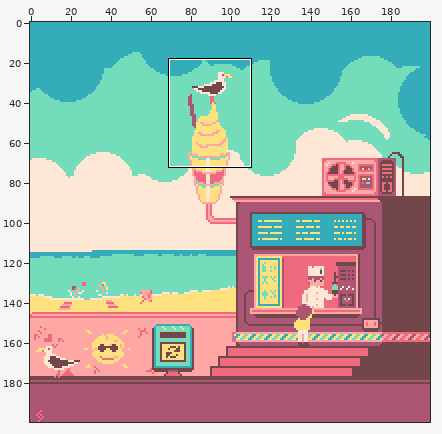
A pixel-art file gets an edit: Buildings/IceCreamShop.aseprite. Above: a wide view before the commit, with the close-up outlined.
Close-up. Before the edit:
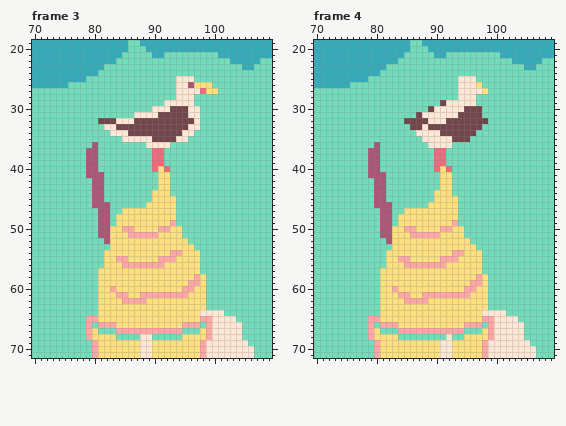
200x200 pixels, 16 frames. Shown: frame 3: x 70..109, y 19..71; frame 4: x 70..109, y 19..71. The commit also changed other frames or places, which this record leaves out.
New version:
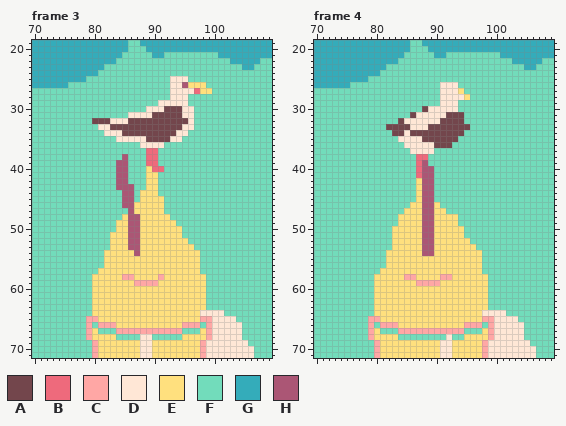
Palette (. is transparent): A #73464c  B #ee6a7c  C #ffa7a5  D #ffe7d6  E #ffe07e  F #72dcbb  G #34acba  H #ab5675
What changed:
layer "IceCreamShop_IceCream2" added
--- frame 3, layers "IceCreamShop_IceCream2", "IceCreamShop_IceCream", "Seagull2"
@@ x 77..102 @@
 24 GGGGFFFFFFFFFFFFFFFFFFFFFF
-25 GGFFFFFFFFFFFFFFFDDDFFFFFF
-26 FFFFFFFFFFFFFFFFFDDHEEEFFF
-27 FFFFFFFFFFFFFFFFFDDDDBEEFF
-28 FFFFFFFFFFFFFFFFFDDDFFFFFF
-29 FFFFFFFFFFFFFFFDDDDDFFFFFF
-30 FFFFFFFFFFFFFDDDAAADDFFFFF
-31 FFFFFFFFFFDDDDAAAAADDFFFFF
-32 FFFFAAADDDAAAAAAAAAADFFFFF
-33 FFFFFDDAAAAAAAAAAAADDFFFFF
-34 FFFFFFDDDAAAAAAAAADDFFFFFF
-35 FFFFFFFFDDDDDAAAADDFFFFFFF
-36 FFFHFFFFFFFFDDDDFFFFFFFFFF
-37 FFHHFFFFFFFFFBBFFFFFFFFFFF
-38 FFHHFFFFFFFFFBBFFFFFFFFFFF
-39 FFHHFFFFFFFFFBBFFFFFFFFFFF
-40 FFHHFFFFFFFFFBEBFFFFFFFFFF
-41 FFHHHFFFFFFFFFEEFFFFFFFFFF
-42 FFFHHFFFFFFFFFEEFFFFFFFFFF
-43 FFFHHFFFFFFFFFEEFFFFFFFFFF
-44 FFFHHFFFFFFFFEEEFFFFFFFFFF
-45 FFFHHFFFFFFFFEEEEFFFFFFFFF
-46 FFFHHHFFFFFFEEEEEFFFFFFFFF
-47 FFFFHHFFEEEEEEEEEFFFFFFFFF
-48 FFFFHHFEEEEEEEEEEFFFFFFFFF
-49 FFFFHHFEEEEEEEEECFFFFFFFFF
-50 FFFFHHEECCEEEECCEEFFFFFFFF
-51 FFFFHHEEECCCCCEEEEFFFFFFFF
-52 FFFFFHEEEEEEEEEEEEEFFFFFFF
-53 FFFFFFEEEEEEEEEEEEEEFFFFFF
-54 FFFFFEEEEEEEEEEECCEEEFFFFF
-55 FFFFFEECCEEEEECCCEEEEFFFFF
-56 FFFFFEEECCCCCCCEEEEEEFFFFF
+25 GGFFFFFFFFFFFFFFDDDFFFFFFF
+26 FFFFFFFFFFFFFFFFDDHEEEFFFF
+27 FFFFFFFFFFFFFFFFDDDDBEEFFF
+28 FFFFFFFFFFFFFFFFDDDFFFFFFF
+29 FFFFFFFFFFFFFFDDDDDFFFFFFF
+30 FFFFFFFFFFFFDDDAAADDFFFFFF
+31 FFFFFFFFFDDDDAAAAADDFFFFFF
+32 FFFAAADDDAAAAAAAAAADFFFFFF
+33 FFFFDDAAAAAAAAAAAADDFFFFFF
+34 FFFFFDDDAAAAAAAAADDFFFFFFF
+35 FFFFFFFDDDDDAAAADDFFFFFFFF
+36 FFFFFFFFFFFDDDDFFFFFFFFFFF
+37 FFFFFFFFFFFFBBFFFFFFFFFFFF
+38 FFFFFFFFHFFFBBFFFFFFFFFFFF
+39 FFFFFFFHHFFFBBFFFFFFFFFFFF
+40 FFFFFFFHHFFFEBBFFFFFFFFFFF
+41 FFFFFFFHHFFFEEFFFFFFFFFFFF
+42 FFFFFFFHHFFFEEFFFFFFFFFFFF
+43 FFFFFFFHHHFFEEFFFFFFFFFFFF
+44 FFFFFFFFHHFEEEFFFFFFFFFFFF
+45 FFFFFFFFHHFEEEEFFFFFFFFFFF
+46 FFFFFFFFHHEEEEEFFFFFFFFFFF
+47 FFFFFFFFFHEEEEEFFFFFFFFFFF
+48 FFFFFFFFEHHEEEEEFFFFFFFFFF
+49 FFFFFFFEEHHEEEEEEFFFFFFFFF
+50 FFFFFFFEEHHEEEEEEEFFFFFFFF
+51 FFFFFFEEEHHEEEEEEEFFFFFFFF
+52 FFFFFFEEEHHEEEEEEEEFFFFFFF
+53 FFFFFFEEEHHEEEEEEEEEFFFFFF
+54 FFFFFEEEEEHEEEEEEEEEEFFFFF
+55 FFFFFEEEEEEEEEEEEEEEEFFFFF
+56 FFFFFEEEEEEEEEEEEEEEEFFFFF
 57 FFFFEEEEEEEEEEEEEEEEEFFFFF
-58 FFFFEEEEEEEEEEEEEEEECEFFFF
-59 FFFFEEEEEEEEEEEEEEECCEFFFF
-60 FFFFEECEEEEEEEEEEECCEEFFFF
-61 FFFFEEECCEECCCCCCCCEEEFFFF
-62 FFFFEEEECCCCEEEEEEEEEEFFFF
-63 FFFFEEEEEEEEEEEEEEEEEEFFFF
-64 FFFFEEEEEEEEEEEEEEEEEDDDDF
+58 FFFEEEEECCEEEECEEEEEEEFFFF
+59 FFFEEEEEEECCCCEEEEEEEEFFFF
+60 FFFEEEEEEEEEEEEEEEEEEEFFFF
+61 FFFEEEEEEEEEEEEEEEEEEEFFFF
+62 FFFEEEEEEEEEEEEEEEEEEEFFFF
+63 FFFEEEEEEEEEEEEEEEEEEEFFFF
+64 FFFEEEEEEEEEEEEEEEEEEDDDDF
 65 FFCCEEEEEEEEEEEEEEEEECCDDD
--- frame 4, layers "IceCreamShop_IceCream2", "IceCreamShop_IceCream", "Seagull2"
@@ x 77..100 @@
 24 GGGGFFFFFFFFFFFFFFFFFFFF
-25 GGFFFFFFFFFFFFFFFDDDFFFF
-26 FFFFFFFFFFFFFFFFFDDDEFFF
-27 FFFFFFFFFFFFFFFFFDDDDEFF
-28 FFFFFFFFFFFFFFFFFDDDFFFF
-29 FFFFFFFFFFFFFFADDDDDFFFF
-30 FFFFFFFFFFFFADDDDDAAAFFF
-31 FFFFFFFFFFADDDDDDAAAAFFF
-32 FFFFFFFFAAAADDDAAAAAAAFF
-33 FFFFFFFFFAADAAAAAAAAAFFF
-34 FFFFFFFFFFDDDDAAAAAAFFFF
-35 FFFFFFFFFFFDDDDDAAAFFFFF
-36 FFFHFFFFFFFFDDDDFFFFFFFF
-37 FFHHFFFFFFFFFBBFFFFFFFFF
-38 FFHHFFFFFFFFFBBFFFFFFFFF
-39 FFHHFFFFFFFFFBBFFFFFFFFF
-40 FFHHFFFFFFFFFBEBFFFFFFFF
-41 FFHHHFFFFFFFFFEEFFFFFFFF
-42 FFFHHFFFFFFFFFEEFFFFFFFF
-43 FFFHHFFFFFFFFFEEFFFFFFFF
-44 FFFHHFFFFFFFFEEEFFFFFFFF
-45 FFFHHFFFFFFFFEEEEFFFFFFF
-46 FFFHHHFFFFFFEEEEEFFFFFFF
-47 FFFFHHFFEEEEEEEEEFFFFFFF
-48 FFFFHHFEEEEEEEEEEFFFFFFF
-49 FFFFHHFEEEEEEEEECFFFFFFF
-50 FFFFHHEECCEEEECCEEFFFFFF
-51 FFFFHHEEECCCCCEEEEFFFFFF
-52 FFFFFHEEEEEEEEEEEEEFFFFF
-53 FFFFFFEEEEEEEEEEEEEEFFFF
-54 FFFFFEEEEEEEEEEECCEEEFFF
-55 FFFFFEECCEEEEECCCEEEEFFF
-56 FFFFFEEECCCCCCCEEEEEEFFF
+25 GGFFFFFFFFFFFFFFFFFFFFFF
+26 FFFFFFFFFFFFFFDDDFFFFFFF
+27 FFFFFFFFFFFFFFDDDEFFFFFF
+28 FFFFFFFFFFFFFFDDDDEFFFFF
+29 FFFFFFFFFFFFFFDDDFFFFFFF
+30 FFFFFFFFFFFADDDDDFFFFFFF
+31 FFFFFFFFFADDDDDAAAFFFFFF
+32 FFFFFFFADDDDDDAAAAFFFFFF
+33 FFFFFAAAADDDAAAAAAAFFFFF
+34 FFFFFFAADAAAAAAAAAFFFFFF
+35 FFFFFFFDDDDAAAAAAFFFFFFF
+36 FFFFFFFFDDDDDAAAFFFFFFFF
+37 FFFFFFFFFDDDDFFFFFFFFFFF
+38 FFFFFFFFFFBBFFFFFFFFFFFF
+39 FFFFFFFFFFBHFFFFFFFFFFFF
+40 FFFFFFFFFFBHHFFFFFFFFFFF
+41 FFFFFFFFFFBHHFFFFFFFFFFF
+42 FFFFFFFFFFEHHFFFFFFFFFFF
+43 FFFFFFFFFFEHHFFFFFFFFFFF
+44 FFFFFFFFFFEHHFFFFFFFFFFF
+45 FFFFFFFFFFEHHFFFFFFFFFFF
+46 FFFFFFFFFEEHHEFFFFFFFFFF
+47 FFFFFFFFEEEHHEEFFFFFFFFF
+48 FFFFFFFEEEEHHEEEEFFFFFFF
+49 FFFFFFFEEEEHHEEEEFFFFFFF
+50 FFFFFFEEEEEHHEEEEEFFFFFF
+51 FFFFFFEEEEEHHEEEEEFFFFFF
+52 FFFFFFEEEEEHHEEEEEEFFFFF
+53 FFFFFFEEEEEHHEEEEEEEFFFF
+54 FFFFFEEEEEEHHEEEEEEEEFFF
+55 FFFFFEEEEEEEEEEEEEEEEFFF
+56 FFFFFEEEEEEEEEEEEEEEEFFF
 57 FFFFEEEEEEEEEEEEEEEEEFFF
-58 FFFFEEEEEEEEEEEEEEEECEFF
-59 FFFFEEEEEEEEEEEEEEECCEFF
-60 FFFFEECEEEEEEEEEEECCEEFF
-61 FFFFEEECCEECCCCCCCCEEEFF
-62 FFFFEEEECCCCEEEEEEEEEEFF
-63 FFFFEEEEEEEEEEEEEEEEEEFF
-64 FFFFEEEEEEEEEEEEEEEEEDDD
+58 FFFEEEEECCEEEECCEEEEEEFF
+59 FFFEEEEEEECCCCEEEEEEEEFF
+60 FFFEEEEEEEEEEEEEEEEEEEFF
+61 FFFEEEEEEEEEEEEEEEEEEEFF
+62 FFFEEEEEEEEEEEEEEEEEEEFF
+63 FFFEEEEEEEEEEEEEEEEEEEFF
+64 FFFEEEEEEEEEEEEEEEEEEDDD
 65 FFCCEEEEEEEEEEEEEEEEECCD
Pixel boxes of the changes (left, top, right, bottom) in both close-ups:
changed: (86, 76, 218, 316)
changed: (368, 76, 488, 316)
